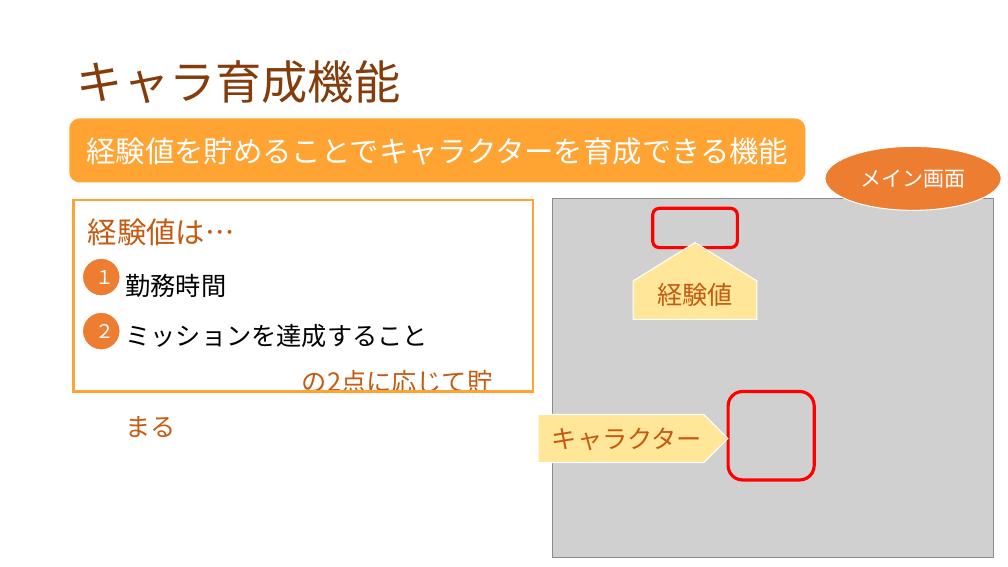
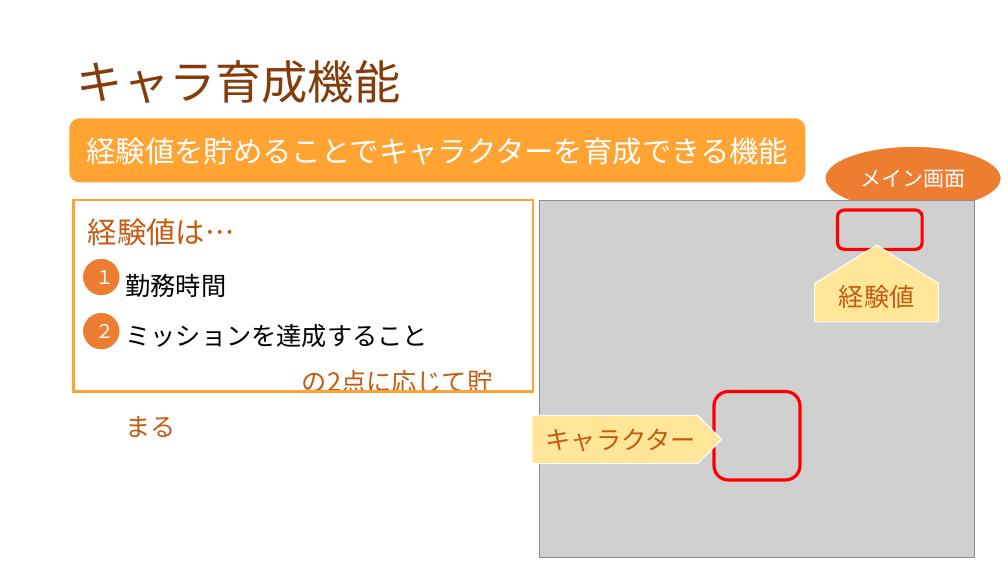
Before and after one commit to dojo2022/F-3, a slide deck: slide 8 of doc/プレゼン資料_F3_なかおっち.pptx. Drawn at 1008x567 pixels with LibreOffice and Linux fonts; fonts in the diff are those of the drawing; grey boxes stand for pictures. Boxes give left, top, right and bottom in pixels: in the first picture for what was removed or moved away, otherwise in the second. Text is boxed around its words. In the diff, an @@ line names an element or a change of style, - is before the commit and + after.

```diff
--- a/doc/プレゼン資料_F3_なかおっち.pptx
+++ b/doc/プレゼン資料_F3_なかおっち.pptx
@@ picture: place and size @@
-picture at [553,199,994,558]
+picture at [540,200,975,558]
@@ rounded rectangle: place and size @@
-rounded rectangle at [653,209,737,248]
+rounded rectangle at [838,210,923,250]
@@ pentagon arrow: place and size @@
-pentagon arrow at [634,243,758,320]
+pentagon arrow at [815,245,939,322]
@@ text "経験値": place and size @@
-text "経験値" at [657,283,733,306]
+text "経験値" at [839,285,915,308]
@@ pentagon arrow "キャラクター": place and size @@
-pentagon arrow "キャラクター" at [538,414,728,463]
+pentagon arrow "キャラクター" at [532,415,722,464]
@@ rounded rectangle: place and size @@
-rounded rectangle at [728,392,814,480]
+rounded rectangle at [714,392,800,480]
```
Also in this commit, not shown: 4 other slides changed.
